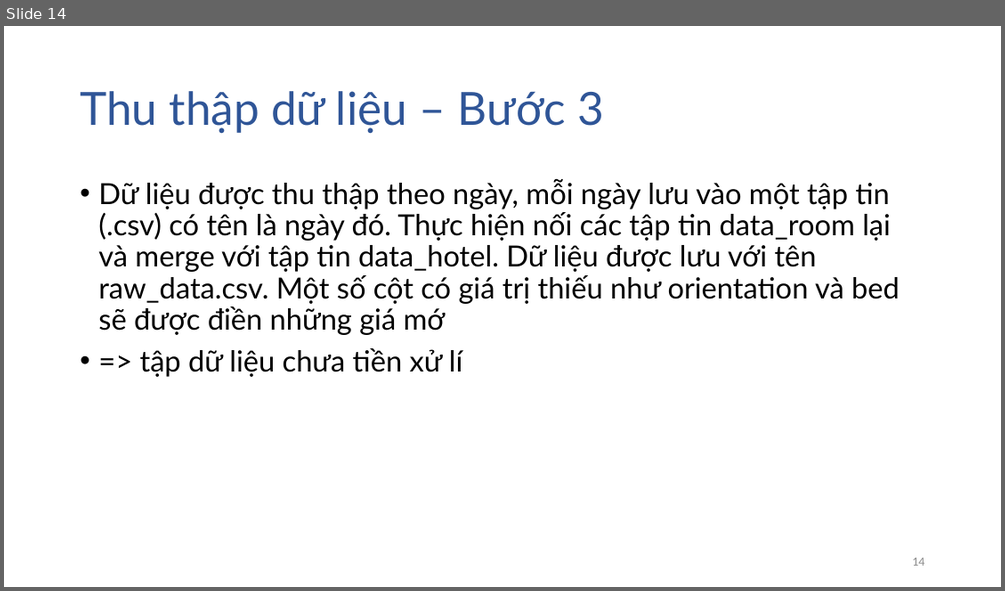
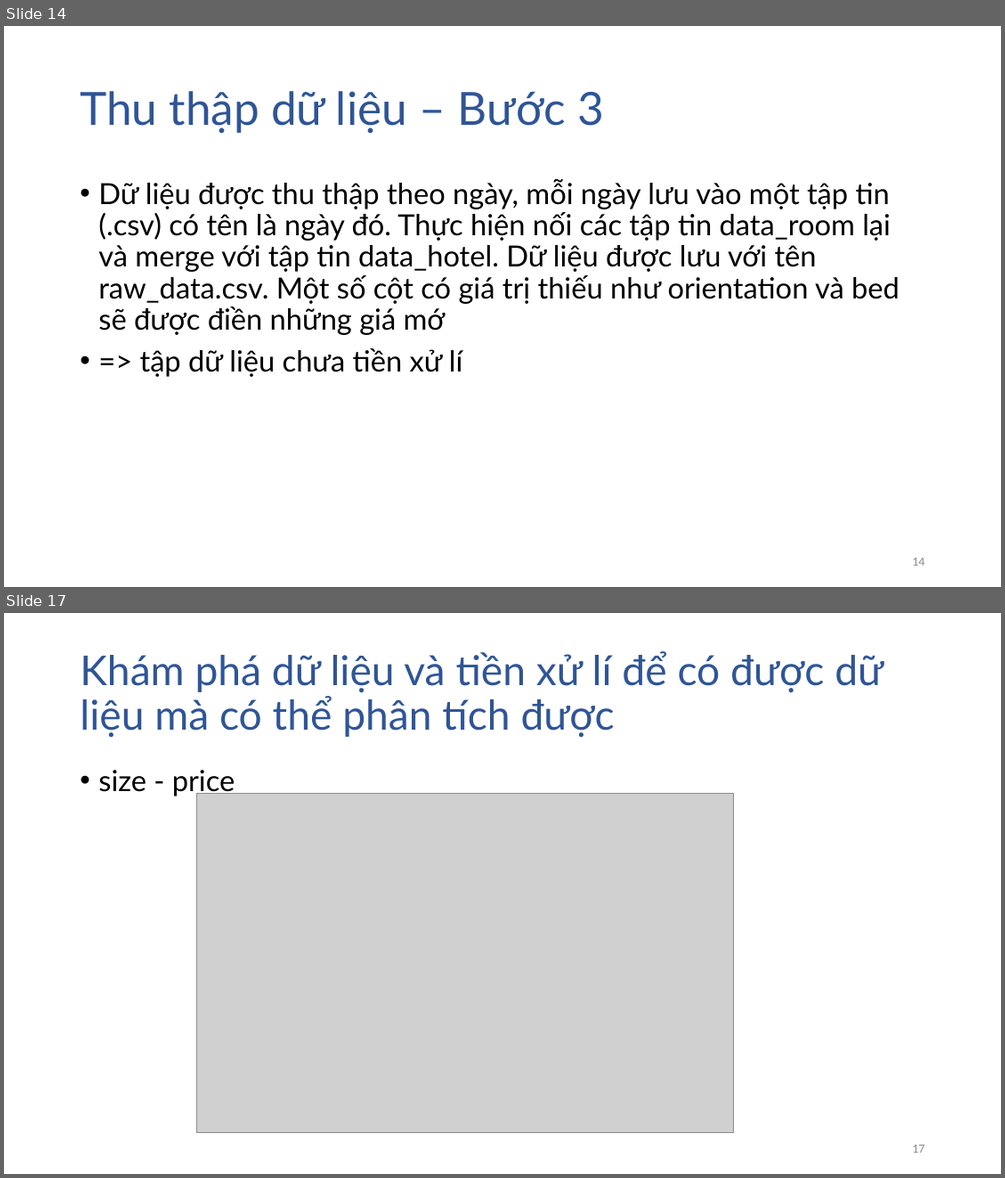
Before and after one commit to dtphat97/DataScienceFinal, a slide deck: Slide.pptx. Shown one above the other, each under a label of ours: slide 14 before the commit, slides 14 and 17 after it; the slides between them are not shown. The pictures are 1005x591 and 1005x1178 pixels, drawn with LibreOffice and Linux fonts; fonts in the diff are those of the drawing; grey boxes stand for pictures. Boxes give left, top, right and bottom in pixels: in the first picture for what was removed or moved away, otherwise in the second. Text is boxed around its words. In the diff, an @@ line names an element or a change of style, - is before the commit and + after.

```diff
--- a/Slide.pptx
+++ b/Slide.pptx
@@ slide 17 added at box(4, 613, 1001, 1174), background #FFFFFF @@
@@ title added at box(80, 651, 883, 738), 39.6 pt, text #2F5597 @@
+Khám phá dữ liệu và tiền xử lí để có được dữ liệu mà có thể phân tích được
@@ text added at box(98, 770, 235, 796), 28 pt, text #000000 @@
+• size - price
@@ picture added at box(196, 793, 733, 1133) @@
@@ page number added at box(912, 1144, 924, 1152), 12 pt, text #8C8C8C @@
+17
```
Also in this commit, not shown: 6 slides changed, 11 other slides added.
